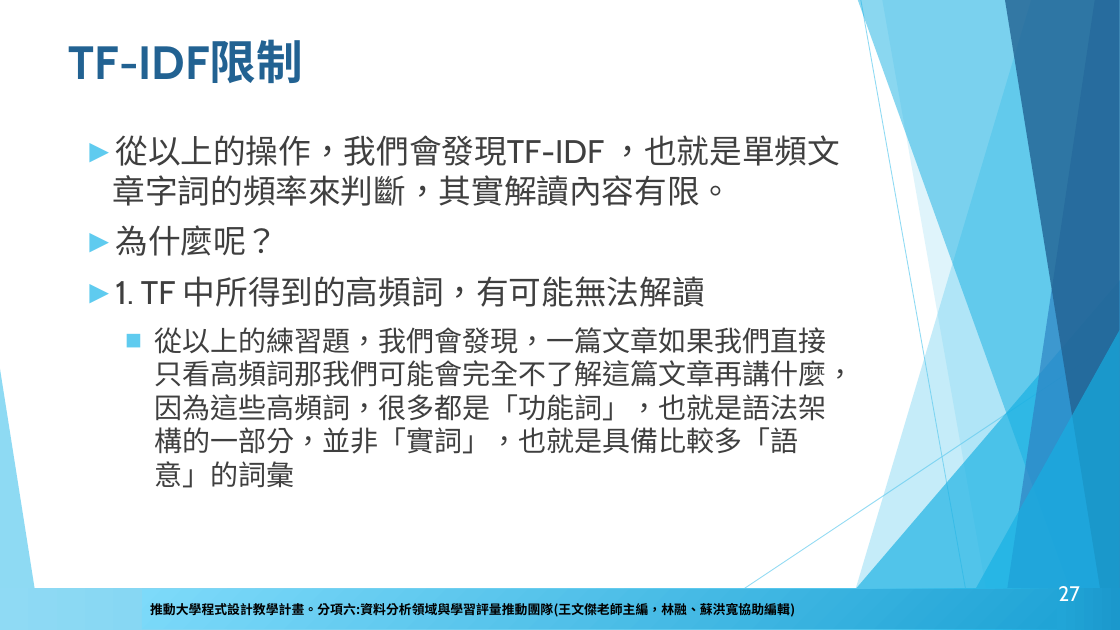
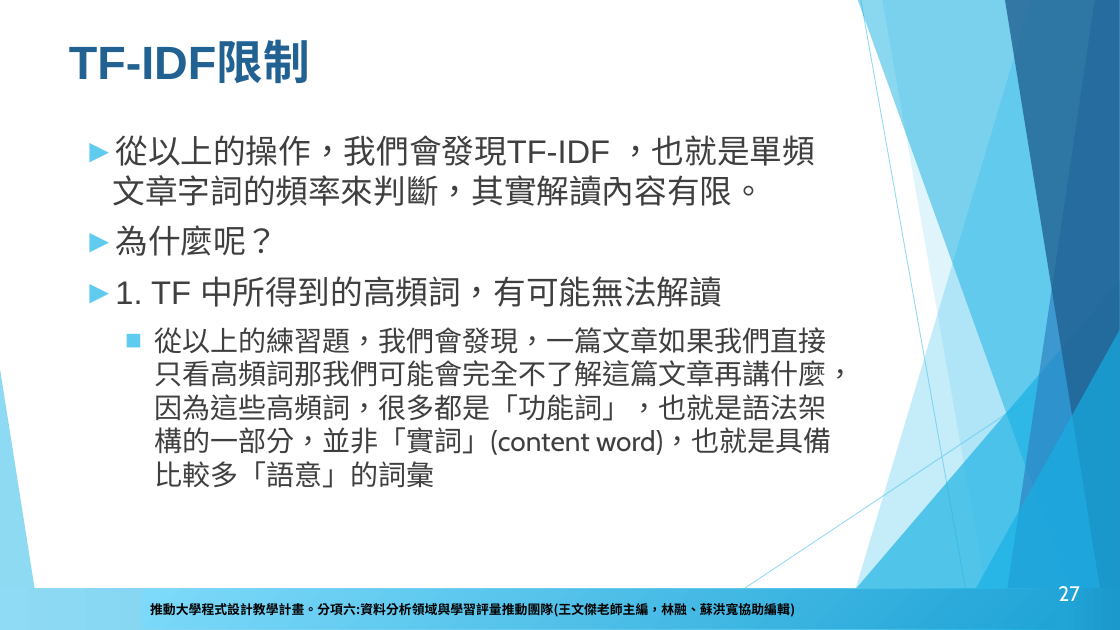
Before and after one commit to howardsukuan/textual-data-analysis-python, a slide deck: slide 27 of week02/文本分析與程式設計Week02.pptx. Drawn at 1120x630 pixels with LibreOffice and Linux fonts; fonts in the diff are those of the drawing; background and template pictures are left out. Boxes give left, top, right and bottom in pixels: in the first picture for what was removed or moved away, otherwise in the second. Text is boxed around its words. In the diff, an @@ line names an element or a change of style, - is before the commit and + after.

Commit message:
更新第二週連結(文章)

```diff
--- a/week02/文本分析與程式設計Week02.pptx
+++ b/week02/文本分析與程式設計Week02.pptx
@@ title "TF-IDF限制" at <box>69,42,310,83</box>: font Cabin to Arial @@
@@ text at <box>83,135,815,307</box>: font Cabin to Arial in "從以上的操作，我們會發現TF-IDF ，也就是單頻文章字詞的頻率來判斷，其實解讀內容有限。", "為什麼呢？", "1. TF 中所得到的高頻詞，有可能無法解讀" @@
@@ text at <box>155,327,855,488</box>: text changed @@
-  ■ 從以上的練習題，我們會發現，一篇文章如果我們直接只看高頻詞那我們可能會完全不了解這篇文章再講什麼，因為這些高頻詞，很多都是「功能詞」，也就是語法架構的一部分，並非「實詞」，也就是具備比較多「語意」的詞彙
+  ■ 從以上的練習題，我們會發現，一篇文章如果我們直接只看高頻詞那我們可能會完全不了解這篇文章再講什麼，因為這些高頻詞，很多都是「功能詞」，也就是語法架構的一部分，並非「實詞」(content word)，也就是具備比較多「語意」的詞彙
```
Also in this commit, not shown: 21 other slides changed.
